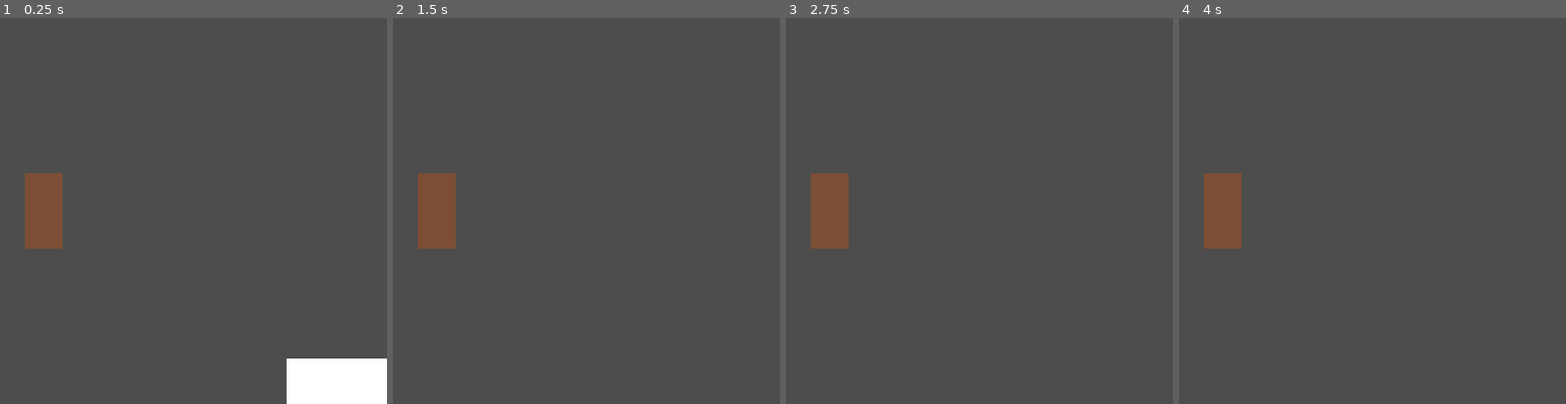
Above: before the commit, frames 1-4 (left to right).
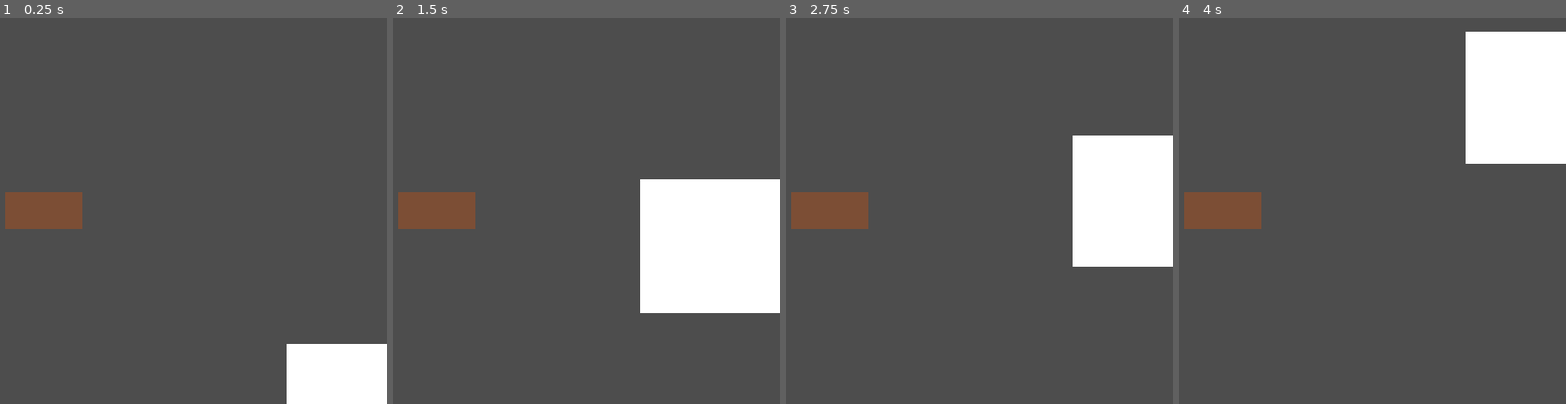
Above: after the commit, the same moments.

Repository: midenfors/project-epa
Game: Godot game, scene res://Scenes/world.tscn
Two runs of this game, one before a commit and one after it. Both use one fixed random seed, a clock stepped at 60 frames per second and the inputs below.
Inputs:
- Up to frame 1 (0.25 s): no input
- Up to frame 2 (1.5 s): hold D (Turn Right) 0.53-1.28 s; tap S (Break) at 0.6 s; tap W (Gas) at 0.8, 1.35 s; hold A (Turn Left) from 1.28 s (still down)
- Up to frame 3 (2.75 s): tap S (Break) at 1.55, 2.1 s; release A (Turn Left) at 2.03 s; hold D (Turn Right) from 2.03 s (still down); tap W (Gas) at 2.3 s
- Up to frame 4 (4 s): tap W (Gas) at 2.85, 3.8 s; tap S (Break) at 3.05, 3.6 s; release D (Turn Right) at 3.53 s; hold A (Turn Left) from 3.53 s (still down)

The runs differ from the first frame. In frame 1, 2.9% of the frame differs, in the area x 1-100%, y 40-89%; in frame 2, 14%, in the area x 1-100%, y 40-77%; in frame 3, 11%; in frame 4, 11%.

Commit message:
made the car script

Diff:
--- a/Scenes/car.tscn
+++ b/Scenes/car.tscn
@@ -1,9 +1,13 @@
 [gd_scene format=3 uid="uid://jlu1jv40kyf0"]
+
+[ext_resource type="Script" uid="uid://ciec4ui37y4dn" path="res://Scripts/car.gd" id="1_wqo35"]
 
 [sub_resource type="RectangleShape2D" id="RectangleShape2D_qi6xy"]
 size = Vector2(63, 128)
 
 [node name="Car" type="CharacterBody2D" unique_id=1563742778]
+rotation = 1.5707964
+script = ExtResource("1_wqo35")
 
 [node name="Placeholder Polygon" type="Polygon2D" parent="." unique_id=1600371534]
 color = Color(0.49, 0.30845502, 0.2107, 1)
--- /dev/null
+++ b/Scripts/car.gd
@@ -0,0 +1,17 @@
+extends CharacterBody2D
+
+@export var speed : float = 1000
+@export var steering_speed : float = 500
+
+func _ready() -> void:
+	pass
+
+func _physics_process(delta: float) -> void:
+
+	var input_throttle = Input.get_axis("Break", "Gas")
+	var input_steering = Input.get_axis("Turn Left", "Turn Right")
+
+	velocity.x = input_throttle * speed
+	velocity.y = input_steering * steering_speed
+
+	move_and_slide()
--- a/Scripts/world.gd
+++ b/Scripts/world.gd
@@ -1,14 +1,7 @@
 extends Node2D
 
-@onready var car = $Car;
+func _ready() -> void:
+	pass
 
-# Called when the node enters the scene tree for the first time.
-func _ready() -> void:
-	pass # Replace with function body.
-
-
-# Called every frame. 'delta' is the elapsed time since the previous frame.
 func _process(delta: float) -> void:
-	car.velocity = -100 * car.global_transform.y
-	car.move_and_slide()
 	pass
Not shown, added: Scripts/car.gd.uid
